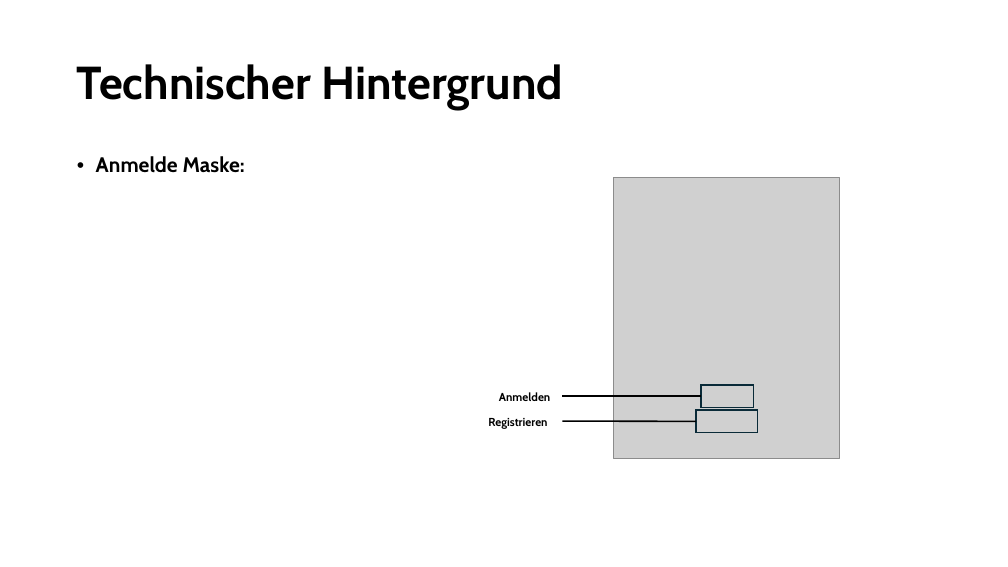
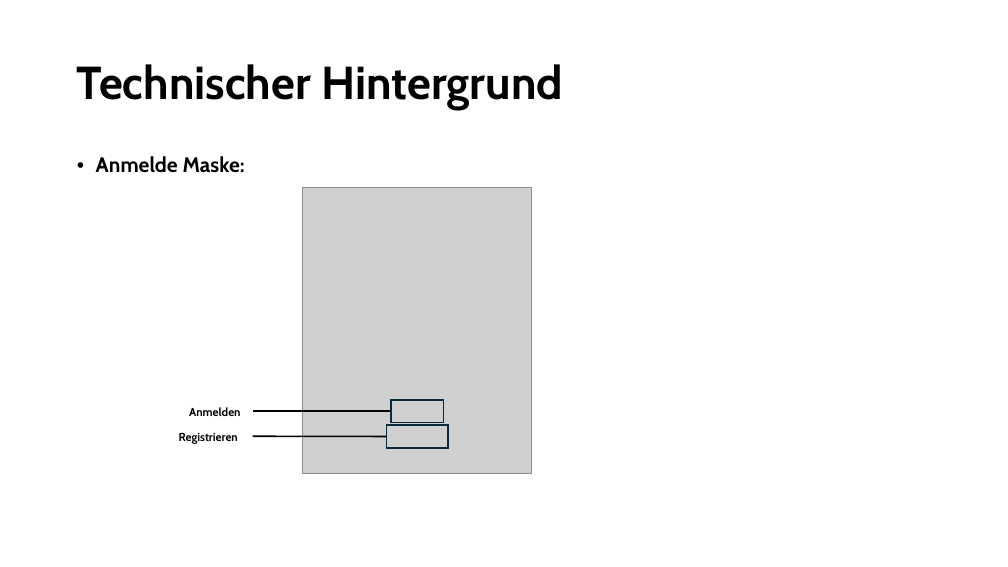
Before and after one commit to NykyTV/PasswortManager, a slide deck: slide 3 of pp/Presentation.pptx. Drawn at 1008x567 pixels with LibreOffice and Linux fonts; fonts in the diff are those of the drawing; grey boxes stand for pictures. Boxes give left, top, right and bottom in pixels: in the first picture for what was removed or moved away, otherwise in the second. Text is boxed around its words. In the diff, an @@ line names an element or a change of style, - is before the commit and + after.

```diff
--- a/pp/Presentation.pptx
+++ b/pp/Presentation.pptx
@@ picture removed at (x1=614, y1=177, x2=840, y2=458) @@
@@ picture added at (x1=302, y1=188, x2=532, y2=473) @@
@@ 2 texts, 2 rectangles, 2 lines moved together from (x1=488, y1=385, x2=758, y2=433) to (x1=179, y1=400, x2=448, y2=448) @@
```
Also in this commit, not shown: 2 other slides changed, 1 slide added, 1 slide removed, 1 other file.
